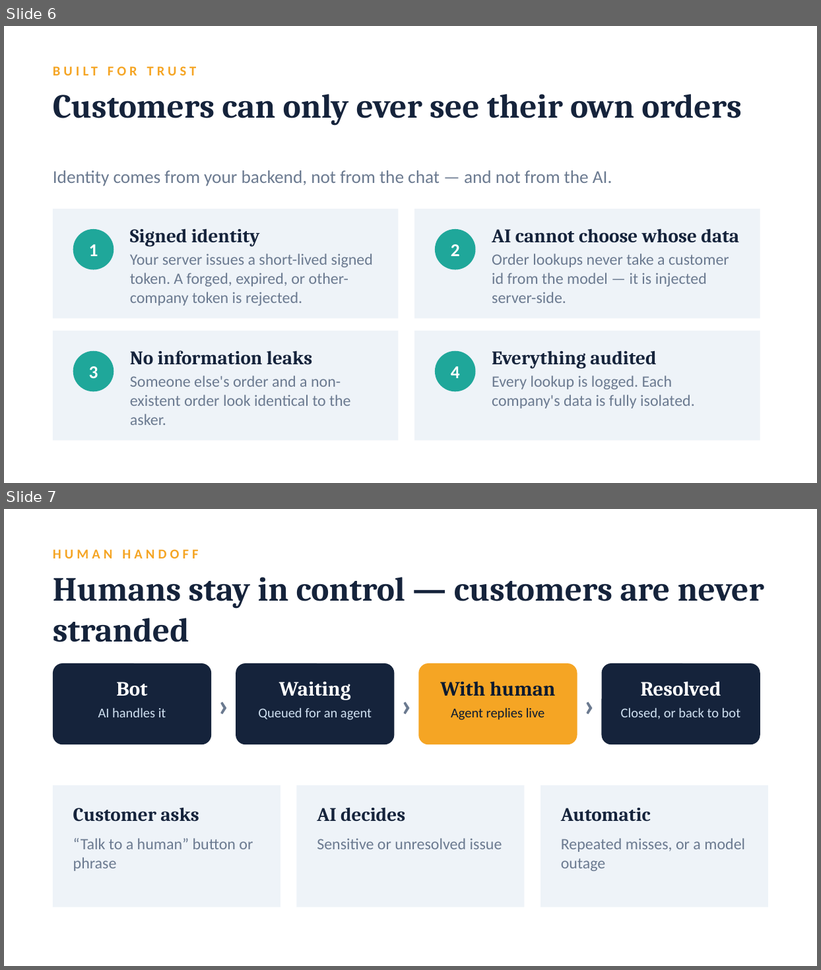
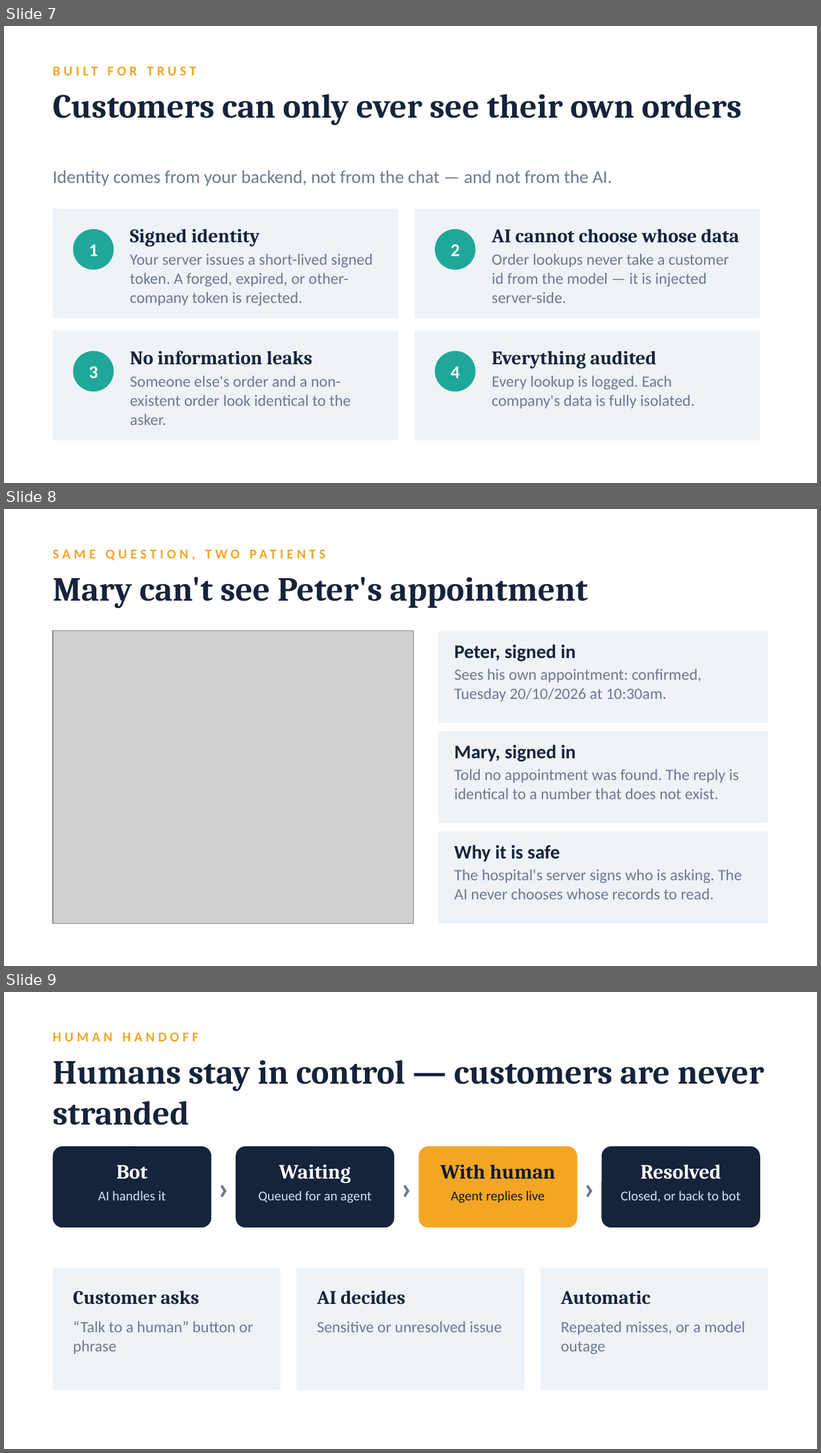
Before and after one commit to akhil4rajan/supportpilot-ai, a slide deck: docs/pitch/SupportPilot-AI-Pitch-Deck.pptx. Shown one above the other, each under a label of ours: slides 6 and 7 before the commit, slides 7, 8 and 9 after it. The pictures are 821x970 and 821x1453 pixels, drawn with LibreOffice and Linux fonts; fonts in the diff are those of the drawing; grey boxes stand for pictures. Boxes give left, top, right and bottom in pixels: in the first picture for what was removed or moved away, otherwise in the second. Text is boxed around its words. In the diff, an @@ line names an element or a change of style, - is before the commit and + after.

Commit message:
Add the hospital demo to the pitch deck: two slides with screenshots and a live-demo script

```diff
--- a/docs/pitch/SupportPilot-AI-Pitch-Deck.pptx
+++ b/docs/pitch/SupportPilot-AI-Pitch-Deck.pptx
@@ slide 8 added at bbox=[4, 509, 817, 966], background #FFFFFF @@
@@ text added at bbox=[53, 541, 768, 566], 12 pt, text #F5A524, bold @@
+SAME QUESTION, TWO PATIENTS
@@ text added at bbox=[53, 577, 588, 609], 30 pt, text #15233B, bold @@
+Mary can't see Peter's appointment
@@ picture added at bbox=[53, 631, 414, 923] @@
@@ rectangle added at bbox=[438, 631, 768, 723], fill #EEF3F8 @@
@@ text added at bbox=[454, 644, 702, 702], 14 pt, text #6B7A90 @@
+Peter, signed in
+Sees his own appointment: confirmed, Tuesday 20/10/2026 at 10:30am.
@@ rectangle added at bbox=[438, 731, 768, 823], fill #EEF3F8 @@
@@ text added at bbox=[454, 745, 739, 799], 14 pt, text #6B7A90 @@
+Mary, signed in
+Told no appointment was found. The reply is identical to a number that does not exist.
@@ rectangle added at bbox=[438, 832, 768, 923], fill #EEF3F8 @@
@@ text added at bbox=[454, 845, 742, 900], 14 pt, text #6B7A90 @@
+Why it is safe
+The hospital's server signs who is asking. The AI never chooses whose records to read.
@@ what was slide 6 is now slide 7 @@
@@ what was slide 7 is now slide 9 @@
```
Also in this commit, not shown: 1 slide changed, 1 other slide added, 3 other files.
